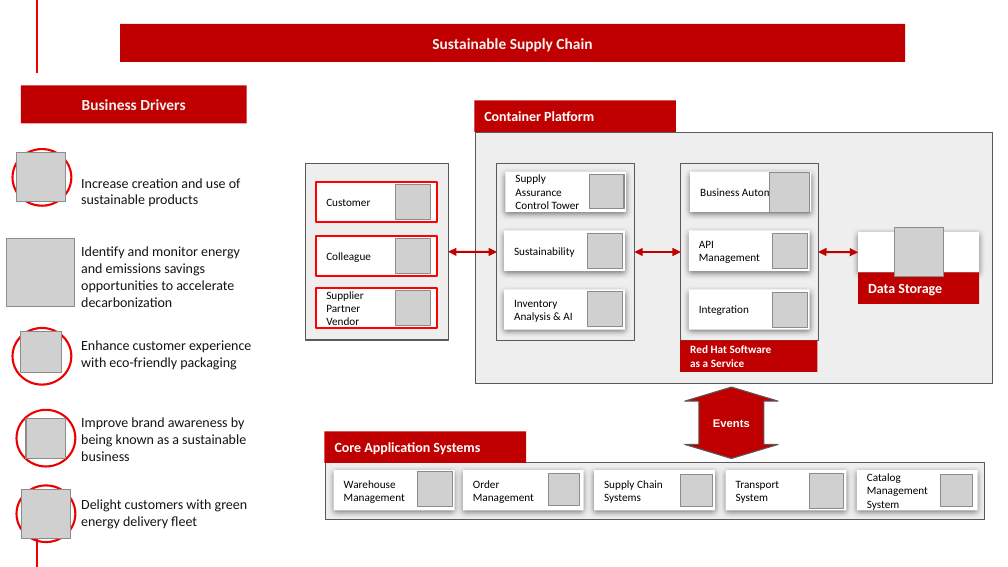
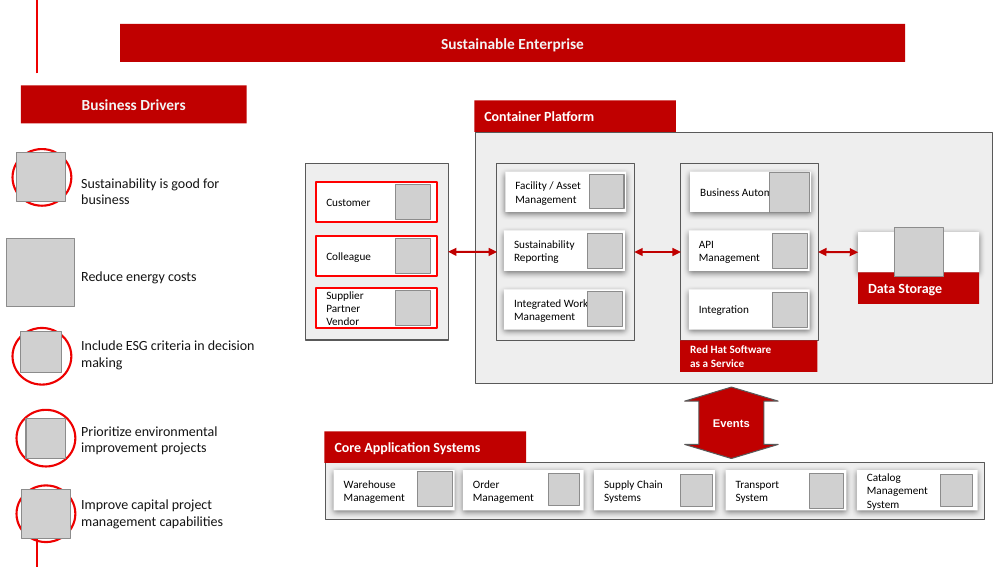
Before and after one commit to brucedkyle/architectures, a slide deck: slide 10 of docs/supplychain/downloads/SupplyChainOptimization.SolutionOverview.pptx (slide 7 before the commit). Drawn at 1008x567 pixels with LibreOffice and Linux fonts; fonts in the diff are those of the drawing; grey boxes stand for pictures; background and template pictures are left out. Boxes give left, top, right and bottom in pixels: in the first picture for what was removed or moved away, otherwise in the second. Text is boxed around its words. In the diff, an @@ line names an element or a change of style, - is before the commit and + after.

Commit message:
update sustainable enterprise

```diff
--- a/docs/supplychain/downloads/SupplyChainOptimization.SolutionOverview.pptx
+++ b/docs/supplychain/downloads/SupplyChainOptimization.SolutionOverview.pptx
@@ text in rectangle at (x1=441, y1=38, x2=583, y2=52): text changed @@
-Sustainable Supply Chain
+Sustainable Enterprise
@@ text at (x1=81, y1=178, x2=219, y2=204): text changed @@
-Increase creation and use of sustainable products
+Sustainability is good for business
@@ text in rectangle at (x1=515, y1=181, x2=581, y2=205): text changed @@
-Supply
-Assurance
-Control Tower
+Facility / Asset Management
@@ text in rectangle at (x1=514, y1=240, x2=575, y2=263): text changed @@
-Sustainability
+Sustainability Reporting
@@ text at (x1=81, y1=271, x2=197, y2=284): text changed @@
-Identify and monitor energy and emissions savings opportunities to accelerate decarbonization
+Reduce energy costs
@@ text in rectangle at (x1=514, y1=298, x2=613, y2=322): text changed @@
-Inventory
-Analysis & AI
+Integrated Workplace Management
@@ text at (x1=81, y1=340, x2=255, y2=370): text changed @@
-Enhance customer experience with eco-friendly packaging
+Include ESG criteria in decision making
@@ text at (x1=81, y1=426, x2=218, y2=455): text changed @@
-Improve brand awareness by being known as a sustainable business
+Prioritize environmental improvement projects
@@ text at (x1=81, y1=499, x2=224, y2=529): text changed @@
-Delight customers with green energy delivery fleet
+Improve capital project management capabilities
```
Also in this commit, not shown: 3 slides added, 2 other files.
